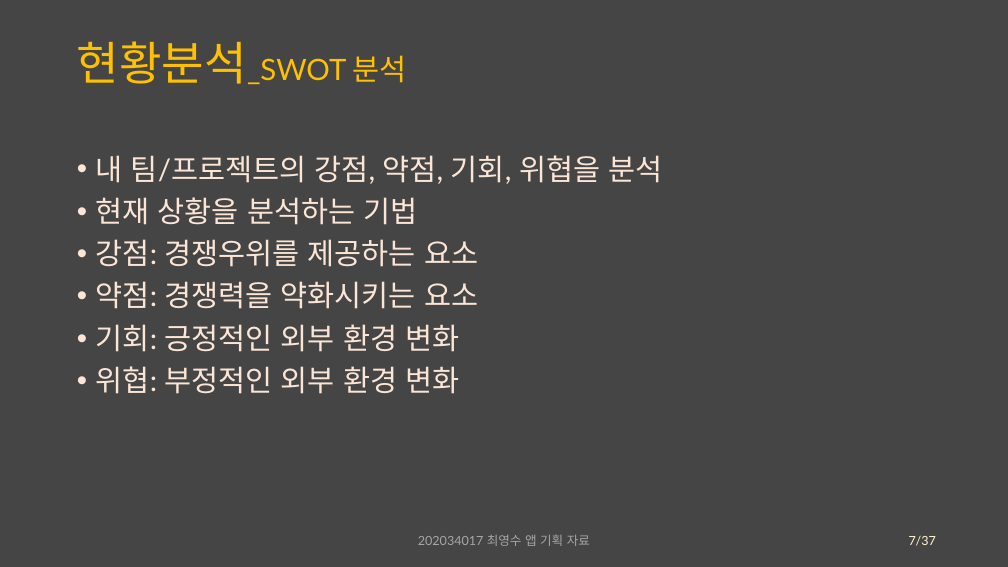
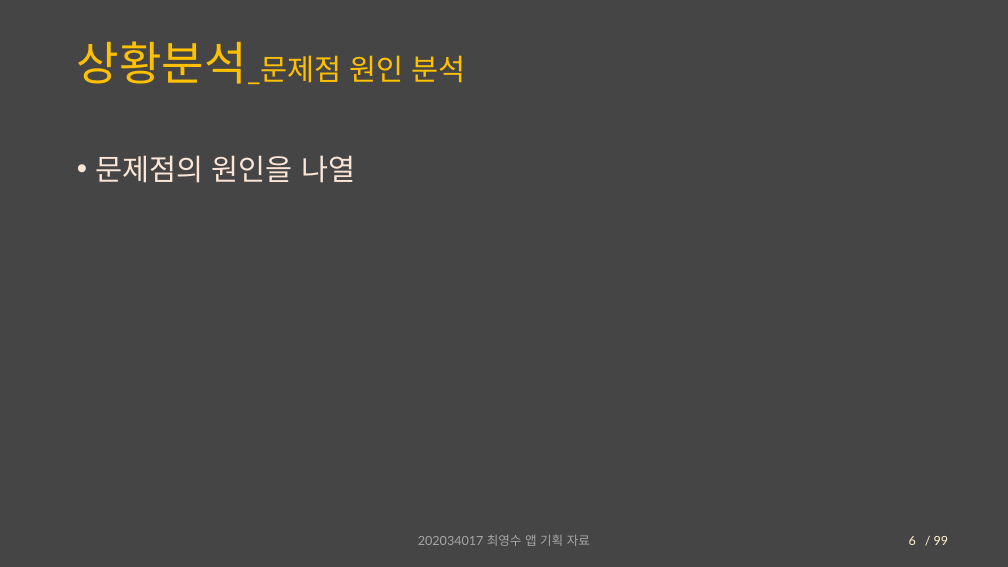
Before and after one commit to Chronos410/PartyCompetition, a slide deck: slide 6 of 대충 설계도.pptx (slide 7 before the commit). Drawn at 1008x567 pixels with LibreOffice and Linux fonts; fonts in the diff are those of the drawing. Boxes give left, top, right and bottom in pixels: in the first picture for what was removed or moved away, otherwise in the second. Text is boxed around its words. In the diff, an @@ line names an element or a change of style, - is before the commit and + after.

```diff
--- a/대충 설계도.pptx
+++ b/대충 설계도.pptx
@@ title at (77, 41, 466, 84): text changed @@
-현황분석_SWOT 분석
+상황분석_문제점 원인 분석
@@ text at (96, 155, 355, 183): text changed @@
-• 내 팀/프로젝트의 강점, 약점, 기회, 위협을 분석
-• 현재 상황을 분석하는 기법
-• 강점: 경쟁우위를 제공하는 요소
-• 약점: 경쟁력을 약화시키는 요소
-• 기회: 긍정적인 외부 환경 변화
-• 위협: 부정적인 외부 환경 변화
+• 문제점의 원인을 나열
@@ page number at (909, 536, 916, 545): text changed @@
-7
+6
@@ text removed at (916, 536, 936, 546) @@
-/37
@@ text added at (934, 536, 949, 545), 12 pt, text #FFF2CC @@
+/ 99
```
Also in this commit, not shown: 7 other slides changed, 10 slides added, 3 other files.
